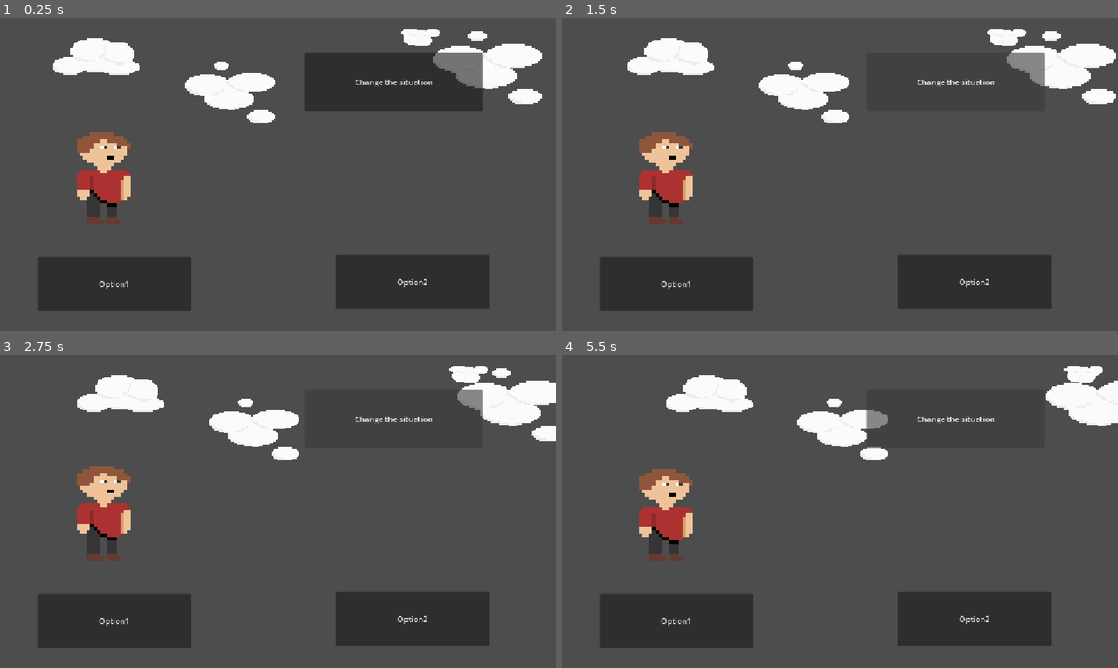
Above: before the commit, frames 1-4 (two rows, left to right).
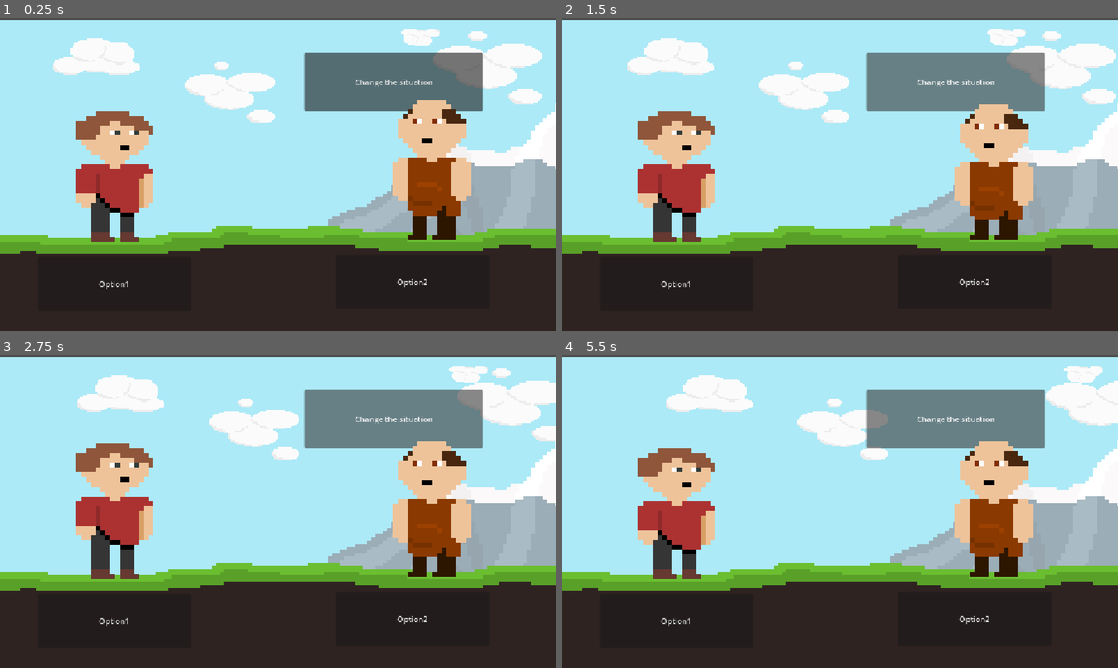
Above: after the commit, the same moments.

Repository: 1want-to-know/the-cult-game
Game: Godot game, scene res://scenes/the_game.tscn
Same seed, same stepped clock (60 frames per second), same inputs: the game is played once before the commit and once after it.
Inputs:
- Up to frame 1 (0.25 s): no input
- Up to frame 2 (1.5 s): click "Change the situation" at 0.5 s; click "Change the situation" at 1.25 s
- Up to frame 3 (2.75 s): click "Change the situation" at 2 s
- Up to frame 4 (5.5 s): no input

The runs differ from the first frame. In frame 1, 83% of the frame differs, in the area x 0-100%, y 0-100%; in frame 2, 83%; in frame 3, 83%; in frame 4, 84%.

Commit message:
added background and second character

Diff:
--- /dev/null
+++ b/characters/friend_char_1.tscn
@@ -0,0 +1,35 @@
+[gd_scene format=3 uid="uid://d4f1u3xabf7bj"]
+
+[ext_resource type="Texture2D" uid="uid://dm4airhrklx5o" path="res://images/char2.png" id="1_th0id"]
+
+[sub_resource type="AtlasTexture" id="AtlasTexture_gaab0"]
+atlas = ExtResource("1_th0id")
+region = Rect2(0, 0, 32, 32)
+
+[sub_resource type="AtlasTexture" id="AtlasTexture_85i3f"]
+atlas = ExtResource("1_th0id")
+region = Rect2(32, 0, 32, 32)
+
+[sub_resource type="SpriteFrames" id="SpriteFrames_7wdg0"]
+resource_local_to_scene = true
+animations = [{
+"frames": [{
+"duration": 1.0,
+"texture": SubResource("AtlasTexture_gaab0")
+}, {
+"duration": 1.0,
+"texture": SubResource("AtlasTexture_85i3f")
+}],
+"loop": 1,
+"name": &"new_animation",
+"speed": 2.0
+}]
+
+[node name="friend_char1" type="Node2D" unique_id=179818457]
+
+[node name="char1" type="AnimatedSprite2D" parent="." unique_id=123125685]
+scale = Vector2(10, 10)
+sprite_frames = SubResource("SpriteFrames_7wdg0")
+animation = &"new_animation"
+autoplay = "new_animation"
+frame_progress = 0.20085151
--- a/characters/main_character.tscn
+++ b/characters/main_character.tscn
@@ -50,7 +50,7 @@
 script = ExtResource("1_npico")
 
 [node name="char1" type="AnimatedSprite2D" parent="." unique_id=328888923]
-scale = Vector2(7, 7)
+scale = Vector2(10, 10)
 sprite_frames = SubResource("SpriteFrames_ewkdj")
 autoplay = "default"
 frame_progress = 0.65034777
--- a/scenes/the_game.tscn
+++ b/scenes/the_game.tscn
@@ -2,14 +2,20 @@
 
 [ext_resource type="PackedScene" uid="uid://dswlc2xcqnyvp" path="res://characters/main_character.tscn" id="1_cltob"]
 [ext_resource type="Script" uid="uid://b350i2m6cwmpl" path="res://codes/the_game.gd" id="1_i7k80"]
+[ext_resource type="Texture2D" uid="uid://deeaw7frfwris" path="res://backgrounds/background-outdoor1.png" id="2_hscpy"]
 [ext_resource type="PackedScene" uid="uid://dag2xhej8rj54" path="res://scenes/user_ui.tscn" id="2_v8ewd"]
 [ext_resource type="Script" uid="uid://bqjedugjjywuj" path="res://codes/chts.gd" id="4_4hf38"]
 [ext_resource type="Texture2D" uid="uid://bdylt2aew6vnl" path="res://images/cloud_basic1.png" id="5_8hem6"]
-[ext_resource type="Script" uid="uid://c2yt8jq65e4rs" path="res://codes/main_character.gd" id="6_hscpy"]
 [ext_resource type="Texture2D" uid="uid://1ewrrpoux1ic" path="res://images/cloud_basic2.png" id="6_q43lf"]
+[ext_resource type="PackedScene" uid="uid://d4f1u3xabf7bj" path="res://characters/friend_char_1.tscn" id="8_cxvok"]
 
 [node name="the_game" type="Node2D" unique_id=2075177200]
 script = ExtResource("1_i7k80")
+
+[node name="BackgroundOutdoor1" type="Sprite2D" parent="." unique_id=333888100]
+position = Vector2(579.5, 332)
+scale = Vector2(8.264286, 6.5399995)
+texture = ExtResource("2_hscpy")
 
 [node name="Parallax2D" type="Parallax2D" parent="." unique_id=1794905337]
 scroll_offset = Vector2(-1272, 8)
@@ -48,8 +54,7 @@
 offset_bottom = 654.0
 
 [node name="main_character" parent="." unique_id=1977380040 instance=ExtResource("1_cltob")]
-position = Vector2(215, 314)
-script = ExtResource("6_hscpy")
+position = Vector2(238, 303)
 
 [node name="Button" type="Button" parent="." unique_id=169157536]
 offset_left = 631.0
@@ -59,4 +64,7 @@
 text = "Change the situation"
 script = ExtResource("4_4hf38")
 
+[node name="friend_char1" parent="." unique_id=179818457 instance=ExtResource("8_cxvok")]
+position = Vector2(895, 299)
+
 [connection signal="pressed" from="Button" to="Button" method="_on_pressed"]
Binary file added: backgrounds/background-outdoor1.png
Not shown, added: backgrounds/background-outdoor1.png.import
Binary file added: images/char2.png
Not shown, added: images/char2.png.import
